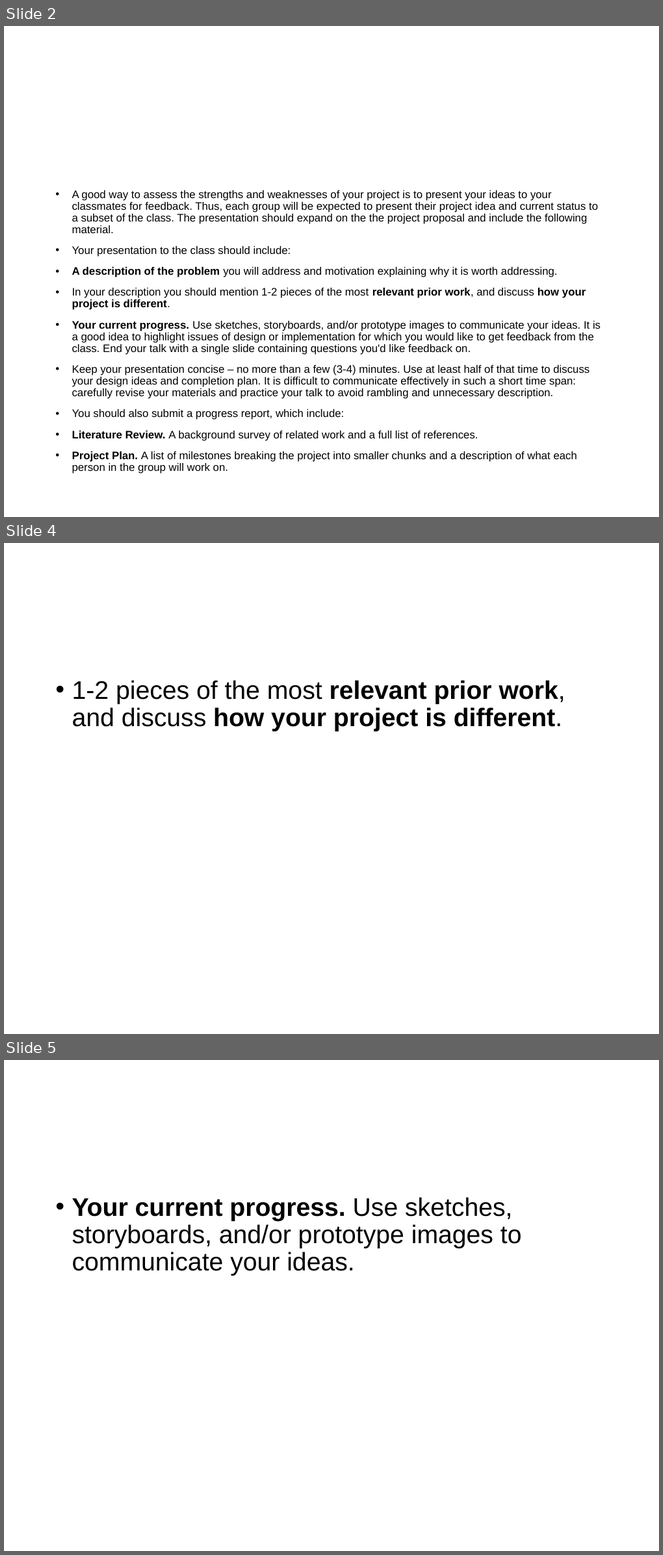
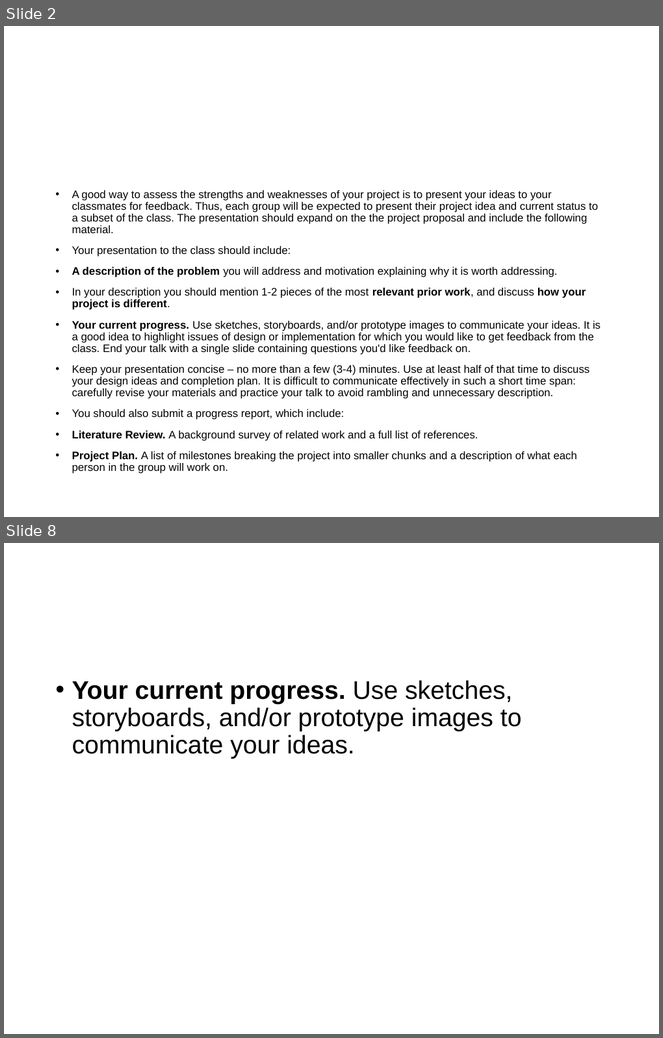
Before and after one commit to iwsmith/cse-512-final-ev, a slide deck: latex/progress/slides-iwsmith-laulck-yeaseul1.pptx. Shown one above the other, each under a label of ours: slides 2, 4 and 5 before the commit, slides 2 and 8 after it; the slides between them are not shown. The pictures are 663x1555 and 663x1038 pixels, drawn with LibreOffice and Linux fonts; fonts in the diff are those of the drawing. Boxes give left, top, right and bottom in pixels: in the first picture for what was removed or moved away, otherwise in the second. Text is boxed around its words. In the diff, an @@ line names an element or a change of style, - is before the commit and + after.

```diff
--- a/latex/progress/slides-iwsmith-laulck-yeaseul1.pptx
+++ b/latex/progress/slides-iwsmith-laulck-yeaseul1.pptx
@@ slide 4 removed at [4,543,659,1034], background #FFFFFF @@
@@ text removed at [72,680,566,731] @@
-• 1-2 pieces of the most relevant prior work, and discuss how your project is different.
@@ what was slide 5 is now slide 8 @@
```
Also in this commit, not shown: 6 slides added, 2 other slides removed, 1 other file.
